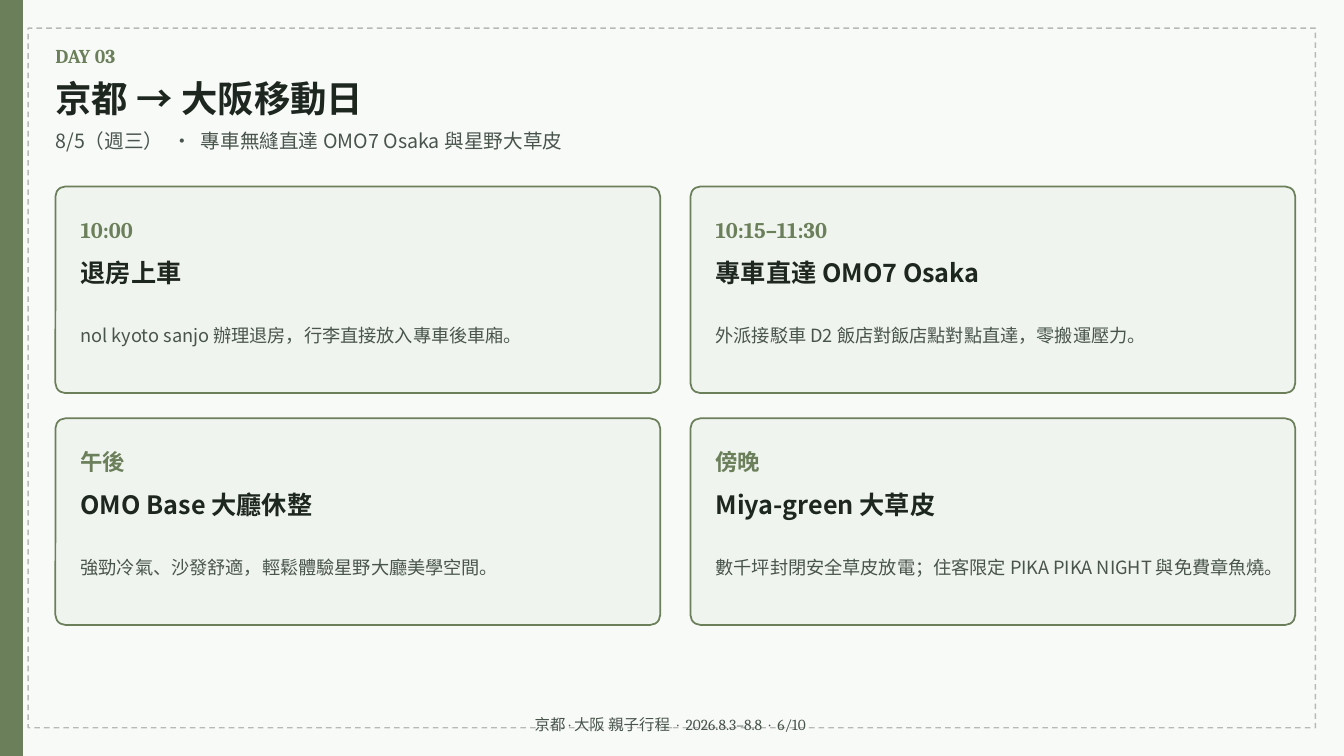
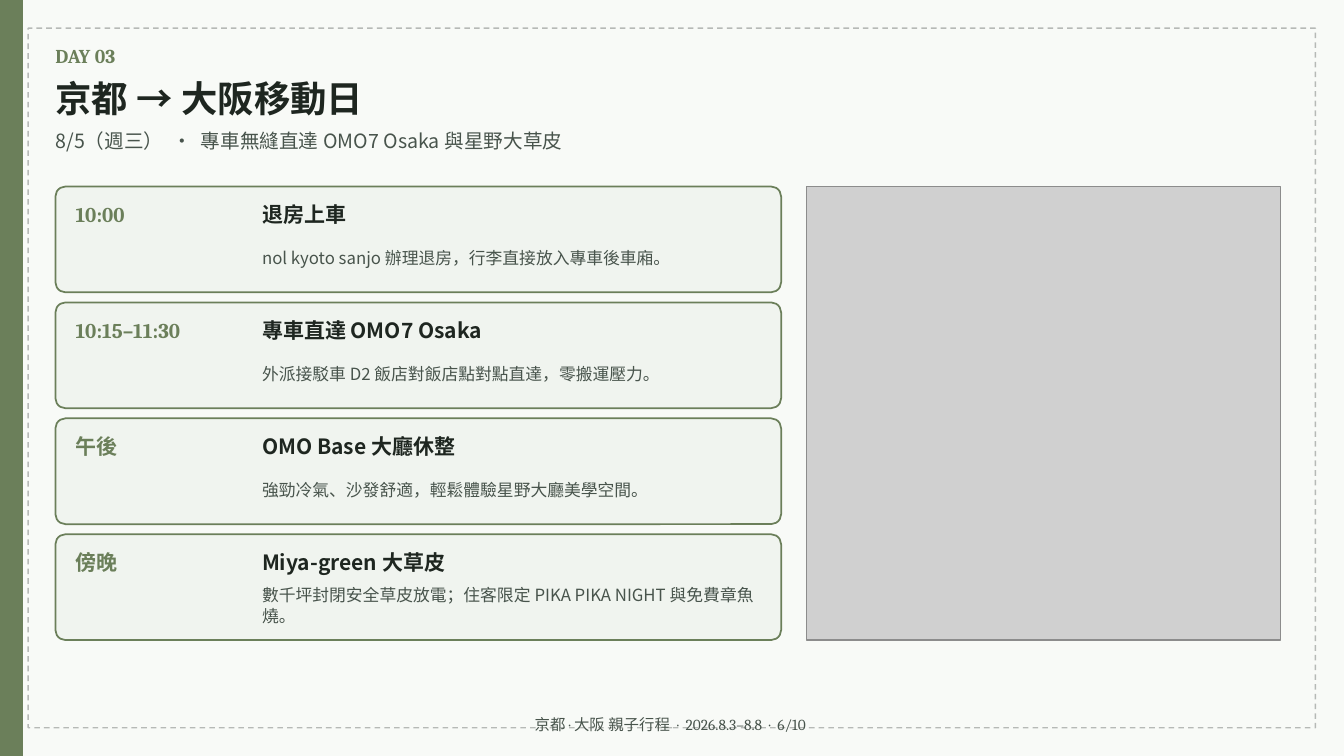
Before and after one commit to maxchan-stack/family-trip-kyoto-osaka-2026, a slide deck: slide 6 of itinerary.pptx. Drawn at 1344x756 pixels with LibreOffice and Linux fonts; fonts in the diff are those of the drawing; grey boxes stand for pictures. Boxes give left, top, right and bottom in pixels: in the first picture for what was removed or moved away, otherwise in the second. Text is boxed around its words. In the diff, an @@ line names an element or a change of style, - is before the commit and + after.

Commit message:
Embed all high quality real spot photos directly into download files (PPTX slides & Pocket Map folded sheet)

```diff
--- a/itinerary.pptx
+++ b/itinerary.pptx
@@ rounded rectangle: place and size @@
-rounded rectangle at [55, 187, 660, 393]
+rounded rectangle at [55, 187, 781, 292]
@@ text "10:00": place and size @@
-text "10:00" at [81, 223, 133, 238]
+text "10:00" at [76, 208, 125, 222]
@@ text "退房上車": place and size @@
-text "退房上車" at [81, 260, 182, 285]
+text "退房上車" at [262, 204, 346, 224]
@@ picture added at [807, 187, 1280, 640] @@
@@ text "nol kyoto sanjo 辦理退房，行李直接放入專車後車廂。": place and size @@
-text "nol kyoto sanjo 辦理退房，行李直接放入專車後車廂。" at [81, 326, 522, 347]
+text "nol kyoto sanjo 辦理退房，行李直接放入專車後車廂。" at [262, 250, 670, 268]
@@ rounded rectangle: place and size @@
-rounded rectangle at [691, 187, 1296, 393]
+rounded rectangle at [55, 302, 781, 408]
@@ text "10:15–11:30": place and size @@
-text "10:15–11:30" at [716, 223, 827, 238]
+text "10:15–11:30" at [76, 324, 181, 338]
@@ text "專車直達 OMO7 Osaka": place and size @@
-text "專車直達 OMO7 Osaka" at [716, 260, 980, 285]
+text "專車直達 OMO7 Osaka" at [262, 320, 482, 340]
@@ text "外派接駁車 D2 飯店對飯店點對點直達，零搬運壓力。": place and size @@
-text "外派接駁車 D2 飯店對飯店點對點直達，零搬運壓力。" at [716, 326, 1146, 344]
+text "外派接駁車 D2 飯店對飯店點對點直達，零搬運壓力。" at [262, 366, 659, 382]
@@ rounded rectangle: place and size @@
-rounded rectangle at [55, 418, 660, 625]
+rounded rectangle at [55, 418, 781, 524]
@@ text "午後": place and size @@
-text "午後" at [81, 451, 126, 472]
+text "午後" at [76, 436, 118, 456]
@@ text "OMO Base 大廳休整": place and size @@
-text "OMO Base 大廳休整" at [81, 492, 313, 517]
+text "OMO Base 大廳休整" at [262, 436, 455, 456]
@@ text "強勁冷氣、沙發舒適，輕鬆體驗星野大廳美學空間。": place and size @@
-text "強勁冷氣、沙發舒適，輕鬆體驗星野大廳美學空間。" at [81, 558, 499, 576]
+text "強勁冷氣、沙發舒適，輕鬆體驗星野大廳美學空間。" at [262, 482, 648, 498]
@@ proportions changed in 4 elements at [55, 187, 781, 292], [55, 418, 781, 524], [55, 302, 781, 408], [55, 534, 781, 640] @@
@@ rounded rectangle: place and size @@
-rounded rectangle at [691, 418, 1296, 625]
+rounded rectangle at [55, 534, 781, 640]
@@ size 16 to 15 pt in 4 elements at [76, 208, 125, 222], [76, 436, 118, 456], [76, 324, 181, 338], [76, 552, 118, 572] @@
@@ text "傍晚": place and size @@
-text "傍晚" at [716, 451, 761, 472]
+text "傍晚" at [76, 552, 118, 572]
@@ size 18 to 15 pt in 4 elements at [262, 204, 346, 224], [262, 436, 455, 456], [262, 320, 482, 340], [262, 552, 445, 575] @@
@@ text "Miya-green 大草皮": place and size @@
-text "Miya-green 大草皮" at [716, 492, 936, 520]
+text "Miya-green 大草皮" at [262, 552, 445, 575]
@@ size 13 to 12 pt in 4 elements at [262, 250, 670, 268], [262, 482, 648, 498], [262, 366, 659, 382], [262, 587, 754, 623] @@
@@ text "數千坪封閉安全草皮放電；住客限定 PIKA PIKA NIGHT 與免費章魚燒。": place and size @@
-text "數千坪封閉安全草皮放電；住客限定 PIKA PIKA NIGHT 與免費章魚燒。" at [716, 558, 1283, 577]
+text "數千坪封閉安全草皮放電；住客限定 PIKA PIKA NIGHT 與免費章魚燒。" at [262, 587, 754, 623]
```
Also in this commit, not shown: 3 other slides changed, 2 other files.
